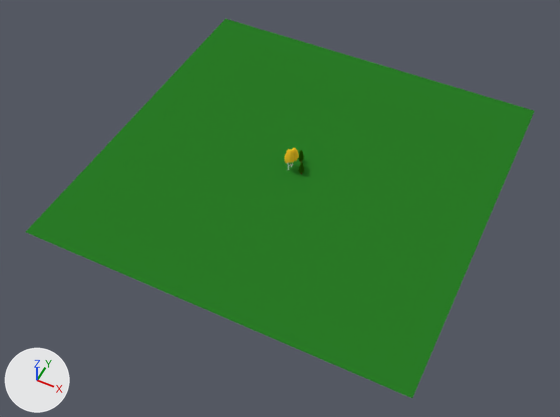
Two versions of the Blender file World/ForestDeforested.blend, one commit apart.
Both versions are drawn from a 50 mm camera at (228.0, -497.0, 549.0) aimed at (0.0, -41.0, -21.0). Lighting does not change. The marker at lower left points along +X, +Y and +Z.

The scene before the commit, as lines of its bpy script (objects in view):
```python
ob_aspen_falling = bpy.data.objects.new('Aspen Falling', me_icosphere_002)
ob_aspen_falling.location = (-6.5, -0.4, 1.7)
ob_aspen_falling.rotation_euler = (0.162, -0.117, 1.305)  # degrees (9.3, -6.7, 75)
ob_aspentree = bpy.data.objects.new('AspenTree', me_icosphere)
ob_aspentree.location = (0.0, 0.0, 0.0)
ob_pine_tree = bpy.data.objects.new('Pine Tree', me_cylinder_001)
ob_pine_tree.location = (6.7, -7.3, 0.0)
ob_pine_tree_fa = bpy.data.objects.new('Pine Tree Fa', me_pine_tree_fa)
ob_pine_tree_fa.location = (-1.0, 7.8, 0.0)
ob_terrain = bpy.data.objects.new('Terrain', me_plane)
ob_terrain.location = (0.0, 0.0, 0.0)
ob_terrain.scale = (189.0, 189.0, 189.0)
```
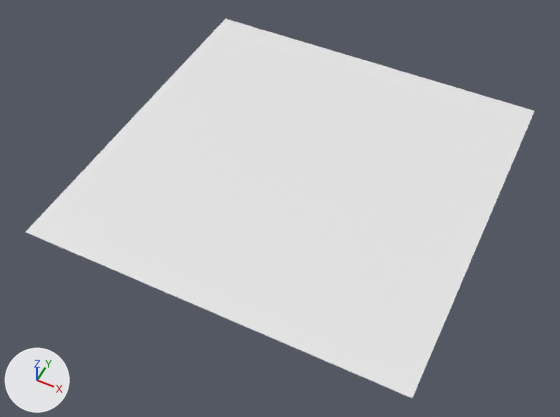
Edits to the bpy script that builds the scene:
```text
Change me_plane:
    used by ob_terrain; location = (0.0, 0.0, 0.0); scale = (189.0, 189.0, 189.0)
    remove me_plane.from_pydata(...)  # 4 vertices, 1 face; spans x -1.0..1.0, y -1.0..1.0, z 0.0
    remove me_plane.materials.append(mat_terrain)  # dark green #2a7b27
    add me_plane.from_pydata(...)  # 378 vertices, 340 faces; spans x -1.0..1.0, y -1.0..1.0, z 0.0
    me_plane part 1: 374 vertices added at x -1.0..1.0, y -1.0..1.0, z 0.0
Change ob_pine_tree_fa:
    add ob_pine_tree_fa.hide_viewport = True
Change ob_pine_tree:
    add ob_pine_tree.hide_viewport = True
Change ob_aspen_falling:
    add ob_aspen_falling.hide_viewport = True
Change ob_aspentree:
    add ob_aspentree.hide_viewport = True
```

Where the change shows, as pixel boxes [x1, y1, x2, y2] in the pictures (560 x 417 px):
'AspenTree', hidden: before [284, 149, 294, 170]
'Aspen Falling', hidden: before [291, 148, 299, 165]
'Pine Tree', hidden: before [298, 162, 305, 174]
'Pine Tree Fa', hidden: before [298, 150, 304, 161]
part 1 of me_plane, added: after [26, 19, 534, 398]
